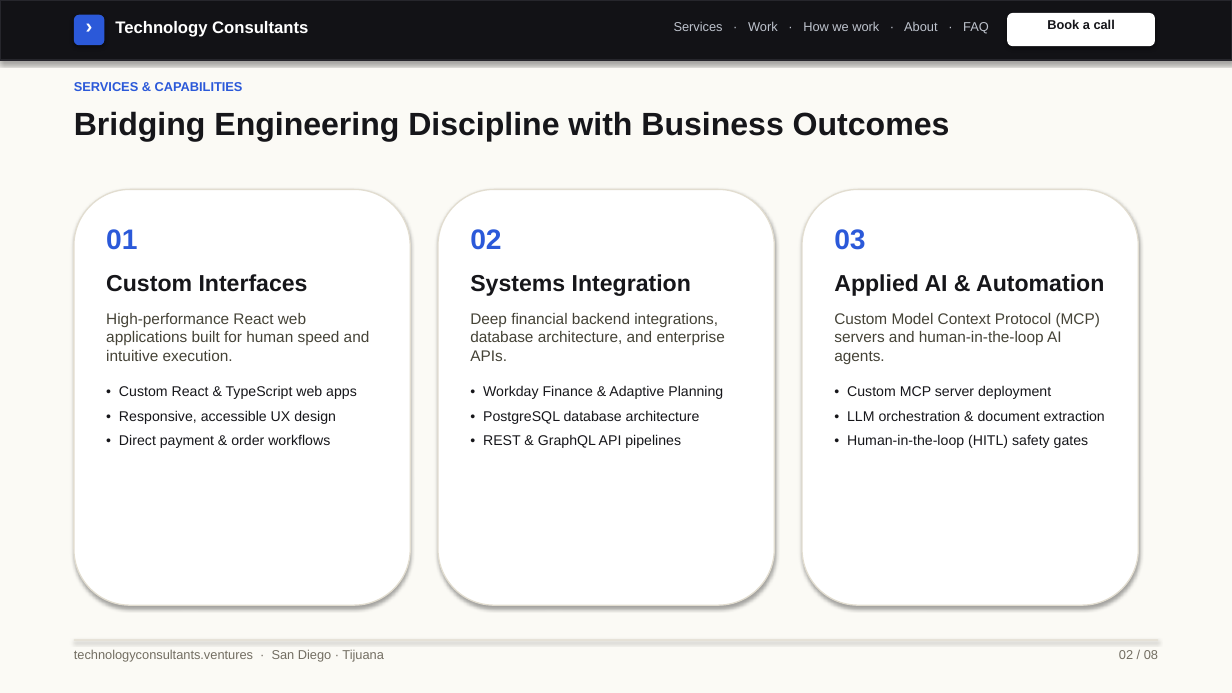
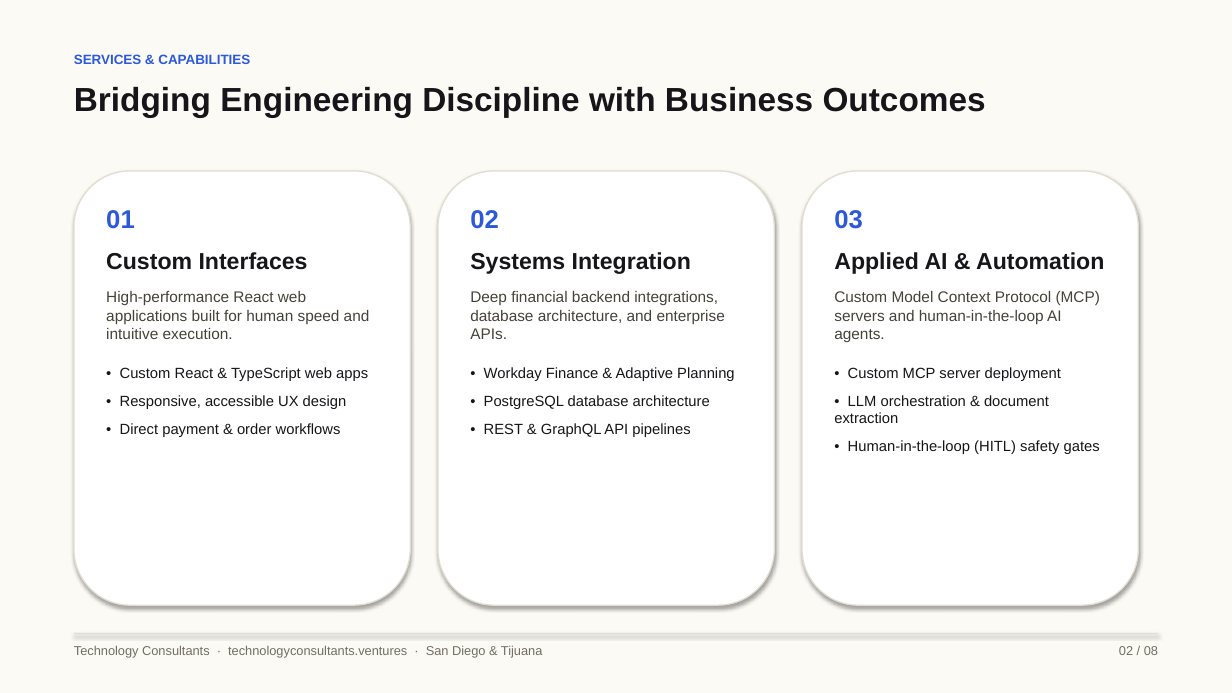
Before and after one commit to rguido198/TechnologyConsultantsVentures, a slide deck: slide 2 of Technology_Consultants_Who_to_Send_My_Way.pptx. Drawn at 1232x693 pixels with LibreOffice and Linux fonts; fonts in the diff are those of the drawing. Boxes give left, top, right and bottom in pixels: in the first picture for what was removed or moved away, otherwise in the second. Text is boxed around its words. In the diff, an @@ line names an element or a change of style, - is before the commit and + after.

Commit message:
Remove web navigation header bar from PPTX decks and fix slide vertical spacing, card proportions, and typography scale

```diff
--- a/Technology_Consultants_Who_to_Send_My_Way.pptx
+++ b/Technology_Consultants_Who_to_Send_My_Way.pptx
@@ rectangle removed at box(0, 0, 1232, 60) @@
@@ rounded rectangle removed at box(74, 15, 104, 45) @@
@@ text removed at box(74, 13, 104, 43) @@
-›
@@ text removed at box(115, 21, 308, 37) @@
-Technology Consultants
@@ text removed at box(674, 21, 989, 34) @@
-Services · Work · How we work · About · FAQ
@@ rounded rectangle removed at box(1007, 13, 1155, 46) @@
@@ text removed at box(1047, 19, 1115, 29) @@
-Book a call
@@ text "SERVICES & CAPABILITIES": place and size @@
-text "SERVICES & CAPABILITIES" at box(74, 82, 243, 91)
+text "SERVICES & CAPABILITIES" at box(74, 54, 250, 64)
@@ text "SERVICES & CAPABILITIES" at box(74, 54, 250, 64): size 10 to 10.5 pt @@
@@ text "Bridging Engineering Discipline with Business ...": place and size @@
-text "Bridging Engineering Discipline with Business ..." at box(74, 111, 950, 142)
+text "Bridging Engineering Discipline with Business ..." at box(74, 87, 986, 118)
@@ text "Bridging Engineering Discipline with Business ..." at box(74, 87, 986, 118): size 25 to 26 pt @@
@@ rounded rectangle: place and size @@
-rounded rectangle at box(74, 189, 410, 605)
+rounded rectangle at box(74, 171, 410, 605)
@@ rounded rectangle: place and size @@
-rounded rectangle at box(438, 189, 775, 605)
+rounded rectangle at box(438, 171, 775, 605)
@@ rounded rectangle: place and size @@
-rounded rectangle at box(802, 189, 1139, 605)
+rounded rectangle at box(802, 171, 1139, 605)
@@ text "01": place and size @@
-text "01" at box(106, 229, 370, 448)
+text "01" at box(106, 210, 370, 437)
@@ text "02": place and size @@
-text "02" at box(470, 229, 725, 448)
+text "02" at box(470, 210, 734, 437)
@@ text "03": place and size @@
-text "03" at box(834, 229, 1105, 448)
+text "03" at box(834, 210, 1104, 454)
@@ text at box(106, 210, 370, 437): size 22 to 20 pt in "01"; size 11 to 11.5 pt in "• Custom React & TypeScript web apps", "• Responsive, accessible UX design", "• Direct payment & order workflows"; more space between paragraphs @@
@@ text at box(470, 210, 734, 437): size 22 to 20 pt in "02"; size 11 to 11.5 pt in "• Workday Finance & Adaptive Planning", "• PostgreSQL database architecture", "• REST & GraphQL API pipelines"; more space between paragraphs @@
@@ text at box(834, 210, 1100, 454): size 22 to 20 pt in "03"; size 11 to 11.5 pt in "• Custom MCP server deployment", "• LLM orchestration & document extraction", "• Human-in-the-loop (HITL) safety gates"; more space between paragraphs @@
@@ rectangle: place and size @@
-rectangle at box(74, 640, 1158, 640)
+rectangle at box(74, 633, 1158, 634)
@@ text at box(74, 645, 542, 657): text changed @@
-technologyconsultants.ventures · San Diego · Tijuana
+Technology Consultants · technologyconsultants.ventures · San Diego & Tijuana
@@ text "02 / 08": place and size @@
-text "02 / 08" at box(1119, 650, 1158, 659)
+text "02 / 08" at box(1119, 646, 1158, 655)
```
Also in this commit, not shown: 7 other slides changed, 1 other file.
